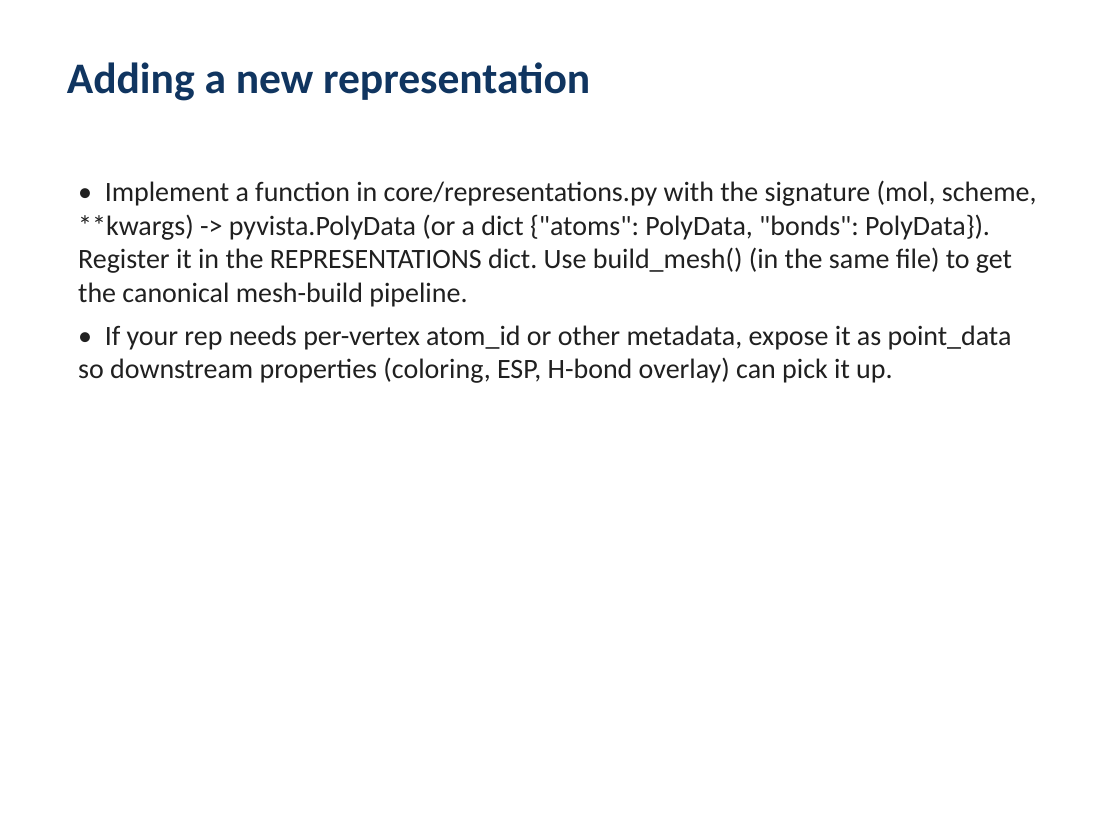
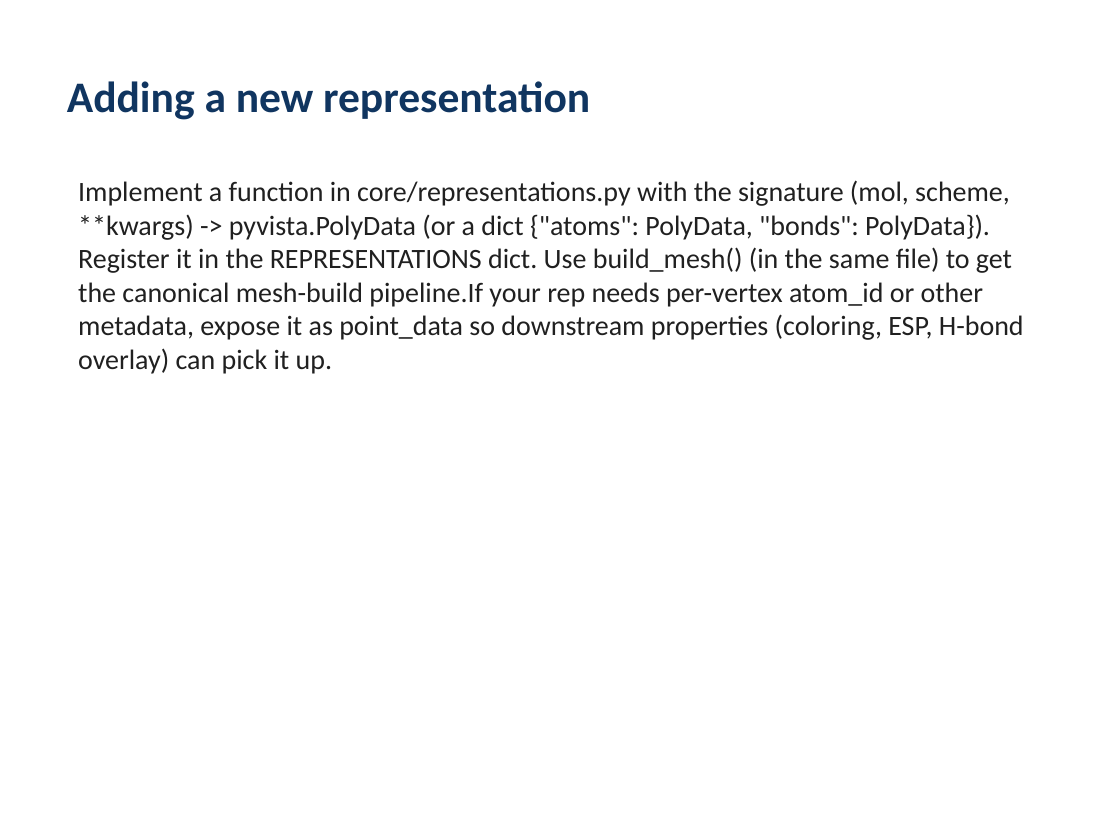
Before and after one commit to kekegg/protein-studio, a slide deck: slide 8 of docs/DeveloperGuide.pptx (slide 7 before the commit). Drawn at 1120x840 pixels with LibreOffice and Linux fonts; fonts in the diff are those of the drawing. Boxes give left, top, right and bottom in pixels: in the first picture for what was removed or moved away, otherwise in the second. Text is boxed around its words. In the diff, an @@ line names an element or a change of style, - is before the commit and + after.

```diff
--- a/docs/DeveloperGuide.pptx
+++ b/docs/DeveloperGuide.pptx
@@ text "Adding a new representation" at (67,81,590,120): vertical alignment top to middle @@
@@ text at (78,180,1024,374): text changed @@
-• Implement a function in core/representations.py with the signature (mol, scheme, **kwargs) -> pyvista.PolyData (or a dict {"atoms": PolyData, "bonds": PolyData}). Register it in the REPRESENTATIONS dict. Use build_mesh() (in the same file) to get the canonical mesh-build pipeline.
-• If your rep needs per-vertex atom_id or other metadata, expose it as point_data so downstream properties (coloring, ESP, H-bond overlay) can pick it up.
+Implement a function in core/representations.py with the signature (mol, scheme, **kwargs) -> pyvista.PolyData (or a dict {"atoms": PolyData, "bonds": PolyData}). Register it in the REPRESENTATIONS dict. Use build_mesh() (in the same file) to get the canonical mesh-build pipeline.If your rep needs per-vertex atom_id or other metadata, expose it as point_data so downstream properties (coloring, ESP, H-bond overlay) can pick it up.
```
Also in this commit, not shown: 9 other slides changed, 1 slide added, 8 other files.
